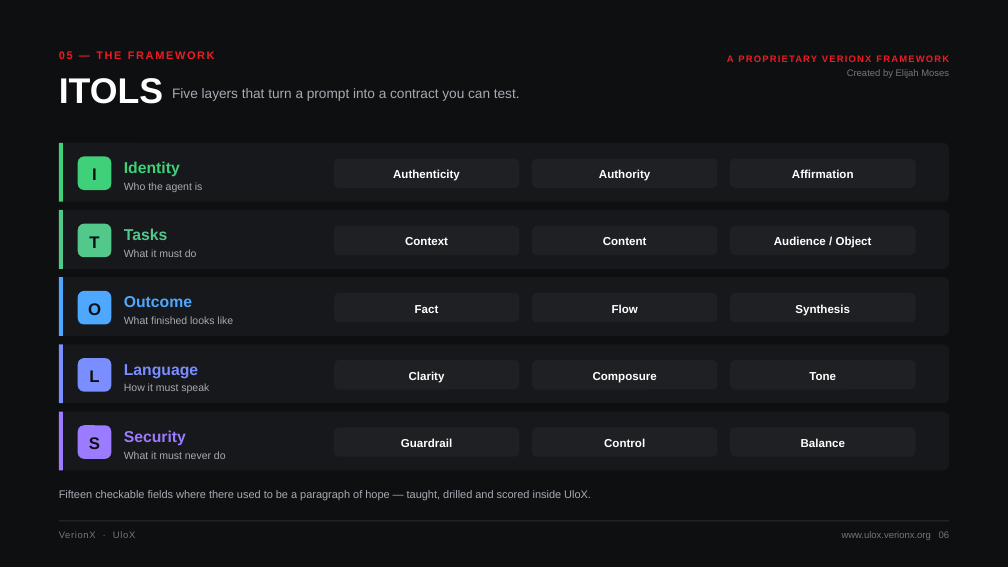
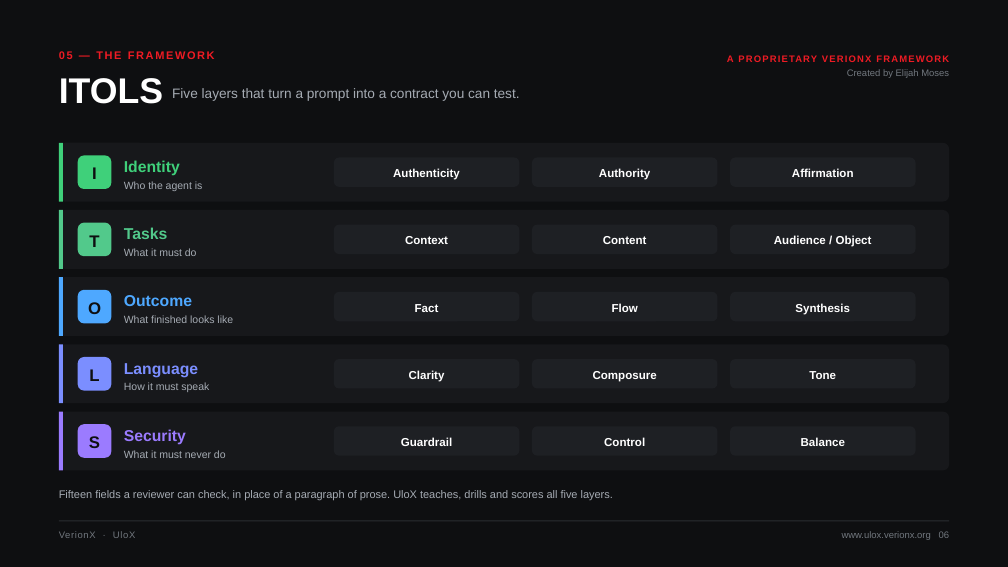
Before and after one commit to elijahmoses1000-jpg/ULOX, a slide deck: slide 6 of deck/VerionX-UloX-Deck-2026.pptx. Drawn at 1008x567 pixels with LibreOffice and Linux fonts; fonts in the diff are those of the drawing. Boxes give left, top, right and bottom in pixels: in the first picture for what was removed or moved away, otherwise in the second. Text is boxed around its words. In the diff, an @@ line names an element or a change of style, - is before the commit and + after.

```diff
--- a/deck/VerionX-UloX-Deck-2026.pptx
+++ b/deck/VerionX-UloX-Deck-2026.pptx
@@ text at (59,490,613,500): text changed @@
-Fifteen checkable fields where there used to be a paragraph of hope — taught, drilled and scored inside UloX.
+Fifteen fields a reviewer can check, in place of a paragraph of prose. UloX teaches, drills and scores all five layers.
```
Also in this commit, not shown: 10 other slides changed, 12 other files.
